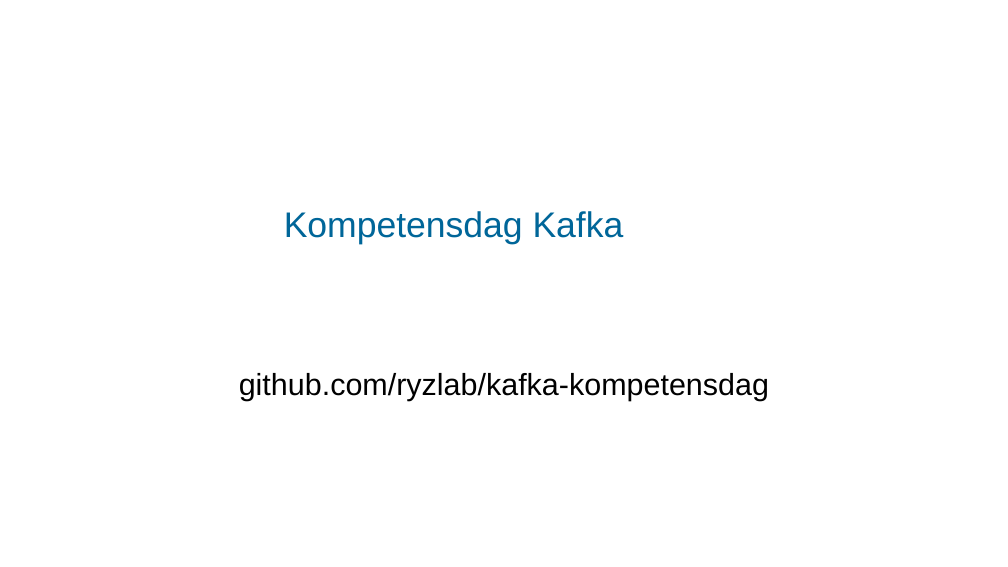
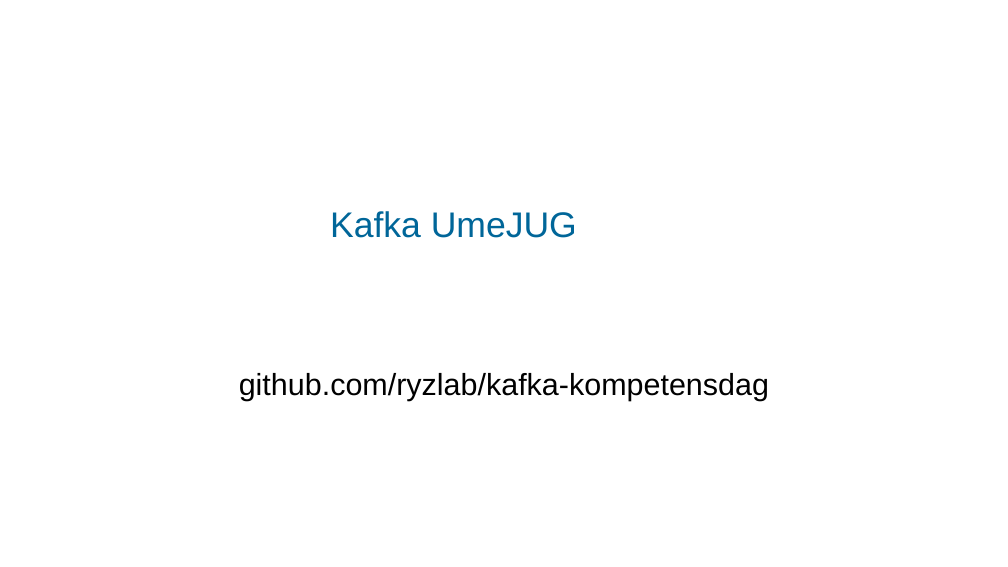
Before and after one commit to ryzlab/kafka-kompetensdag, a slide deck: slide 1 of doc/presentation-umejug.odp. Drawn at 1008x567 pixels with LibreOffice and Linux fonts; fonts in the diff are those of the drawing; background and template pictures are left out. Boxes give left, top, right and bottom in pixels: in the first picture for what was removed or moved away, otherwise in the second. Text is boxed around its words. In the diff, an @@ line names an element or a change of style, - is before the commit and + after.

Commit message:
Added slides

```diff
--- a/doc/presentation-umejug.odp
+++ b/doc/presentation-umejug.odp
@@ title at (330, 211, 577, 238): text changed @@
-Kompetensdag Kafka
+Kafka UmeJUG
```
Also in this commit, not shown: 3 other slides changed, 1 slide added.
